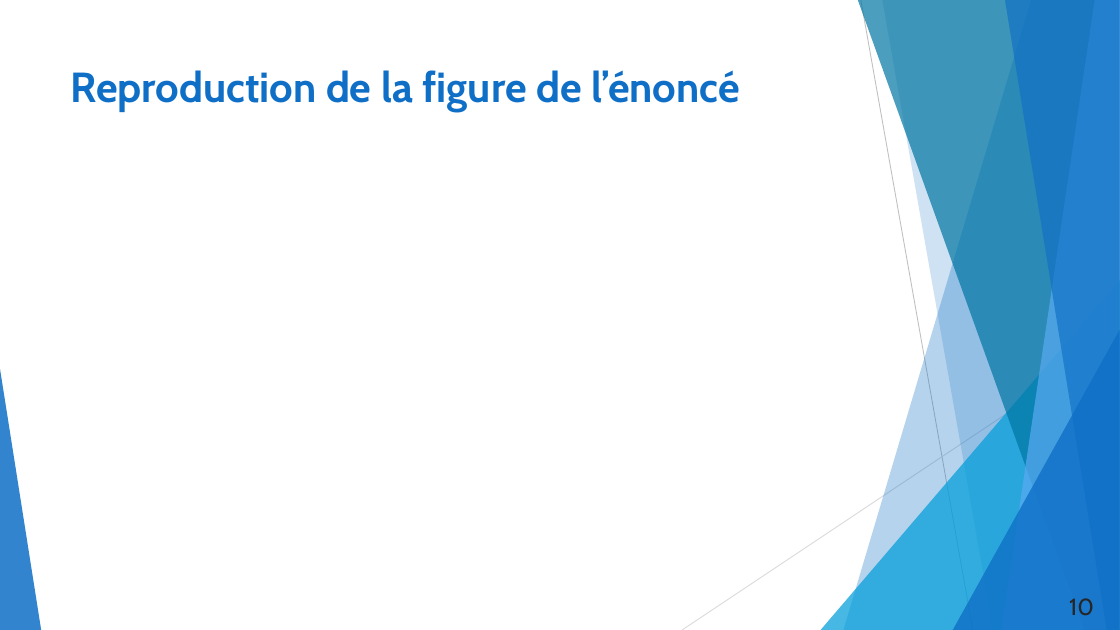
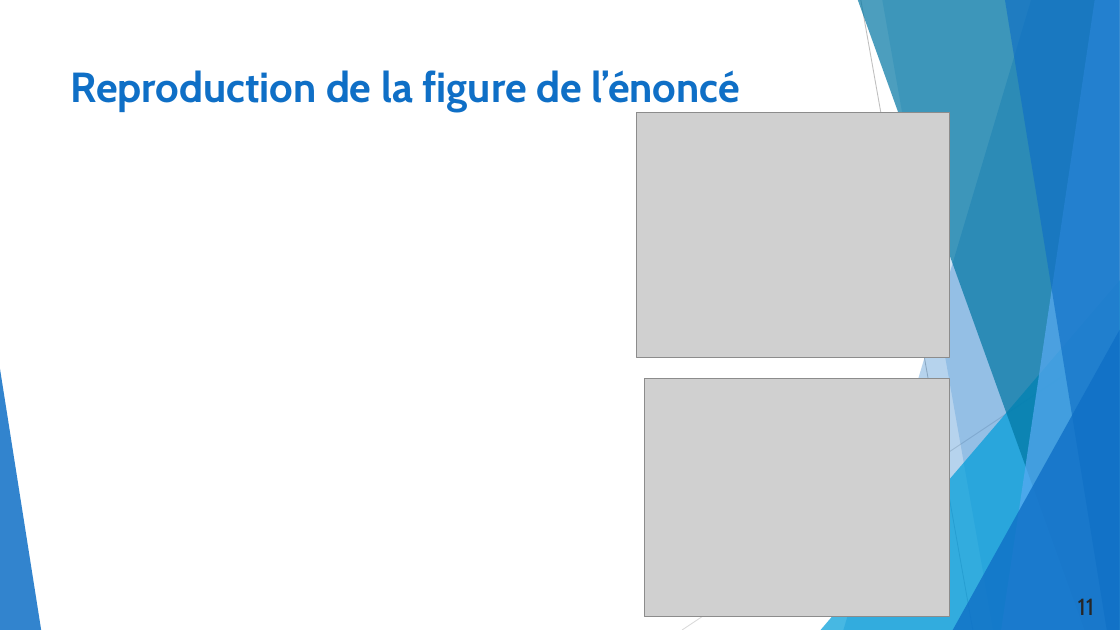
Before and after one commit to duynslaeger/projet_simulation_physique_Swift_Hohenberg, a slide deck: slide 11 of Présentation_LPHYS1303.pptx (slide 10 before the commit). Drawn at 1120x630 pixels with LibreOffice and Linux fonts; fonts in the diff are those of the drawing; grey boxes stand for pictures. Boxes give left, top, right and bottom in pixels: in the first picture for what was removed or moved away, otherwise in the second. Text is boxed around its words. In the diff, an @@ line names an element or a change of style, - is before the commit and + after.

```diff
--- a/Présentation_LPHYS1303.pptx
+++ b/Présentation_LPHYS1303.pptx
@@ picture added at (637,113,949,358) @@
@@ picture added at (644,379,950,617) @@
@@ page number at (1078,598,1095,615): text changed @@
-10
+11
```
Also in this commit, not shown: 1 other slide changed, 1 slide added, 3 other files.
